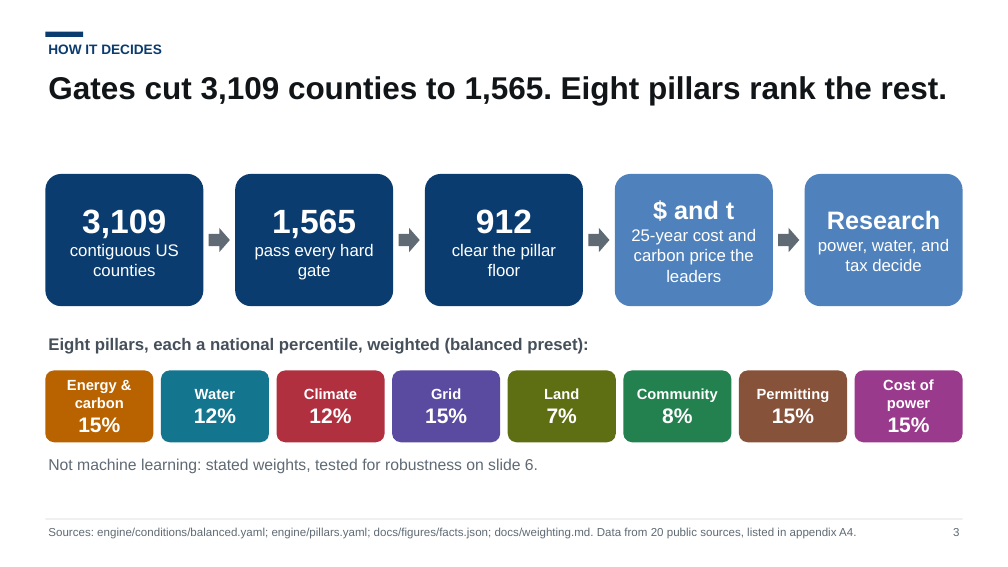
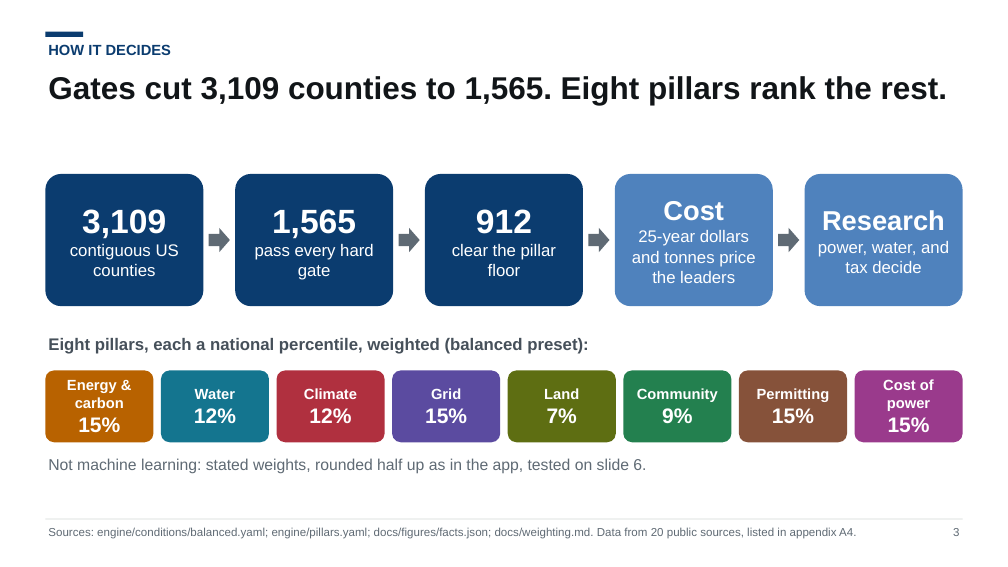
Before and after one commit to NeilKhandelwal/BAC-Hackathon, a slide deck: slide 3 of docs/deck/pitch_template.pptx. Drawn at 1008x567 pixels with LibreOffice and Linux fonts; fonts in the diff are those of the drawing. Boxes give left, top, right and bottom in pixels: in the first picture for what was removed or moved away, otherwise in the second. Text is boxed around its words. In the diff, an @@ line names an element or a change of style, - is before the commit and + after.

Commit message:
Finalize the pitch template after the advisor's deck review
Show the power-price result on the pick-change slide, qualify the
three-county tie as at today's prices, add a cockpit screenshot to the
engine slide, add a structural checker, fix footer and overflow issues
found in the renders, and write the morning summary and PR text in the
build log.

```diff
--- a/docs/deck/pitch_template.pptx
+++ b/docs/deck/pitch_template.pptx
@@ text "HOW IT DECIDES" at <box>48,44,171,55</box>: size 13 to 14 pt @@
@@ text in rounded rectangle at <box>632,201,755,283</box>: text changed @@
-$ and t
-25-year cost and carbon price the leaders
+Cost
+25-year dollars and tonnes price the leaders
@@ text in rounded rectangle at <box>822,210,945,231</box>: size 24 to 26 pt in "Research" @@
@@ text in rounded rectangle at <box>662,408,692,423</box>: text changed @@
-8%
+9%
@@ text at <box>48,458,646,474</box>: text changed @@
-Not machine learning: stated weights, tested for robustness on slide 6.
+Not machine learning: stated weights, rounded half up as in the app, tested on slide 6.
```
Also in this commit, not shown: 14 other slides changed, 21 other files.
